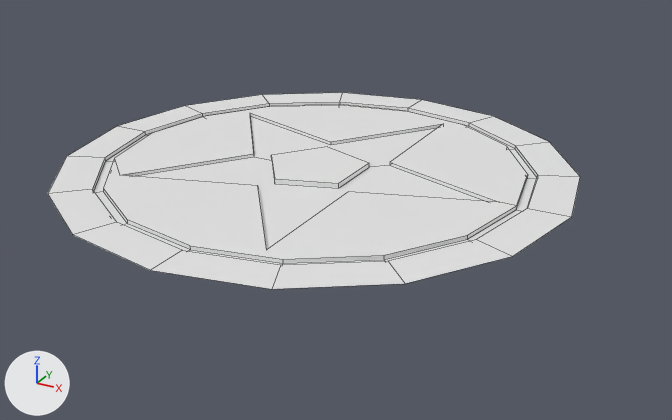
Renders of the FBX model Assets/Models/map_shape.fbx from each side of a commit.
The view is the same before and after, from a 50 mm lens placed at (12.44, -21.46, 9.3), pointed at (0.37, 0.49, -1.67). Every picture has the same lights, and +X, +Y and +Z are marked at lower left. Mesh edges are drawn as thin lines.
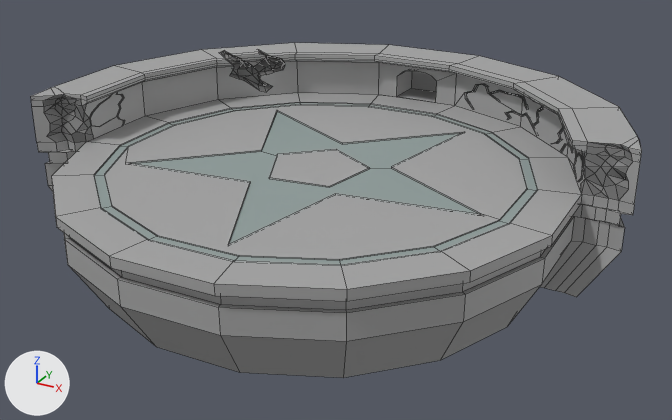
The change, as a list of edits to the scene's bpy script:
```text
Add img_texture_universal_png:
    img_texture_universal_png = load_image('texture_universal.png', '../Sprites/texture_universal.png', 32, 32, 'sRGB')
Add mat_material_001:
    mat_material_001 = principled_material('Material.001')
    mat_material_001.texture = img_texture_universal_png
Change me_cylinder_002:
    used by ob_cylinder_001; location = (0.0, 0.0, 0.0)
    remove me_cylinder_002.from_pydata(...)  # 110 vertices, 84 faces; spans x -7.35..7.35, y -7.35..7.35, z -0.31..-0.16
    add me_cylinder_002.from_pydata(...)  # 887 vertices, 716 faces; spans x -8.73..8.15, y -7.35..8.73, z -3.13..1.27
    me_cylinder_002 part 1: 52 vertices moved from x -6.2..6.2, y -6.2..6.2, z -0.31..-0.16 to x -6.2..6.2, y -6.2..6.2, z -0.24..-0.2; 777 vertices added at x -8.73..8.15, y -7.35..8.73, z -3.13..1.27
    me_cylinder_002 part 2: 81 faces spanning x -7.35..7.35, y -7.35..7.35, z -0.24..-0.2 switch from no material to mat_material_001 (picture img_texture_universal_png)
Change ob_cylinder_001:
    ob_cylinder_001.rotation_euler: (0.0, 0.0, 0.0) -> (0.0, 0.0, -0.175)  # degrees (0, 0, 0) -> degrees (0, 0, -10)
```

Where the change shows, as pixel boxes (x1, y1, x2, y2) in the pictures (672 x 420 px):
'Cylinder.001', reshaped, turned
    before: (48, 93, 580, 289)
    after: (31, 43, 642, 378)
part 1 of me_cylinder_002, built on
    after: (31, 43, 642, 378)
part 2 of me_cylinder_002, recoloured (white to grey)
    both: (52, 93, 576, 288)
